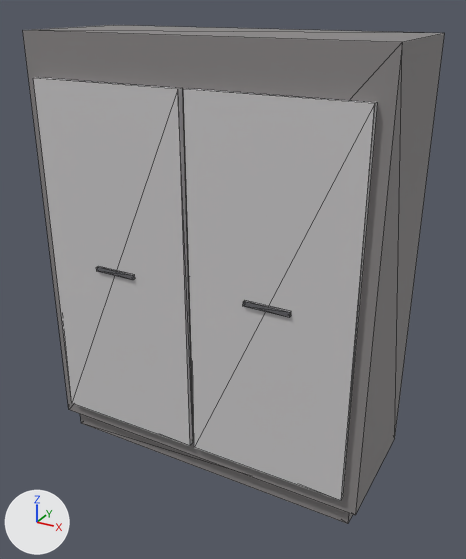
The glTF model storage/picture/mocan-61.glb: old version first, new version second.
One viewpoint serves both versions: a 50 mm lens placed at (0.683, -1.207, 1.065), pointed at (0.026, -0.012, 0.468). Lighting does not change. The marker at lower left points along +X, +Y and +Z. The first picture is the older version. Mesh edges are drawn as thin lines. Vertices at exactly the same position are counted once.

The first picture shows 'furniture'.
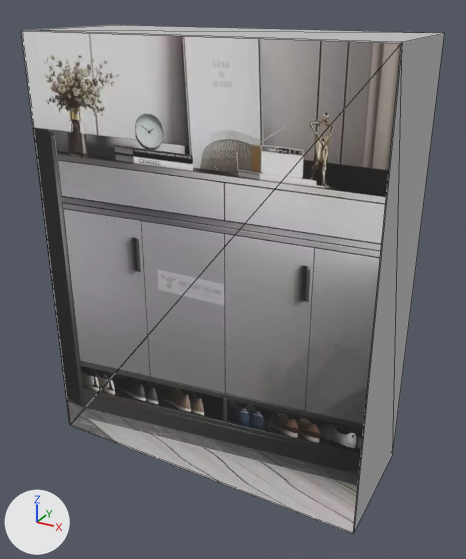
What changed in the scene script:
```text
Add img_image_0:
    img_image_0 = load_image('Image_0', '_unpacked/Image_0', 640, 800, 'sRGB')
Change mat_wood:
    mat_wood.base_color: (0.251, 0.239, 0.239) -> (0.525, 0.518, 0.529)  # grey #898686 -> light grey #c0bfc0
Add mat_photo:
    mat_photo = principled_material('photo')
    mat_photo.texture = img_image_0
    mat_photo.roughness = 0.85
Change me_mesh_0:
    used by ob_furniture; location = (0.0, 0.0, 0.0)
    verts and faces of me_mesh_0; kept vertices keep their numbers, new ones are numbered from 48
    before: 8 (0.4, 0.15, 0.05) at pixel (394, 438), 11 (0.4, -0.15, 0.05) at pixel (355, 515), 12 (-0.4, -0.15, 0.05) at pixel (68, 409), 15 (-0.4, 0.15, 0.05)
    remove me_mesh_0.from_pydata(...)  # 48 vertices, 72 faces; spans x -0.4..0.4, y -0.172..0.15, z 0.0..1.0
    add me_mesh_0.from_pydata(...)  # 12 vertices, 14 faces; spans x -0.4..0.4, y -0.154..0.15, z 0.0..1.0
    me_mesh_0 part 1: the loose piece of 8 vertices spanning x -0.37..-0.006, y -0.166..-0.15, z 0.09..0.907 is rebuilt with 4 vertices and now spans x -0.4..0.4, y -0.154, z 0.002..0.998, in mat_photo (picture img_image_0)
    me_mesh_0 part 2: the loose piece of 8 vertices spanning x -0.38..0.38, y -0.13..0.13, z 0.0..0.05 is deleted
    me_mesh_0 part 3: the loose piece of 8 vertices spanning x -0.239..-0.137, y -0.172..-0.164, z 0.493..0.503 is deleted
    me_mesh_0 part 4: the loose piece of 8 vertices spanning x 0.137..0.239, y -0.172..-0.164, z 0.493..0.503 is deleted
    me_mesh_0 part 5: the loose piece of 8 vertices spanning x 0.006..0.37, y -0.166..-0.15, z 0.09..0.907 is deleted
    me_mesh_0 part 6
    add for i in [8, 11, 12, 15]: verts[i] += (0.0, 0.0, -0.05)
    remove me_mesh_0.materials.append(mat_cushion)  # light grey #cbcacb
    remove me_mesh_0.materials.append(mat_metal)  # grey #89898e
    add me_mesh_0.materials.append(mat_photo)  # picture img_image_0
```

Pixel boxes (x1, y1, x2, y2) of what changed, in the pictures (466 x 559 px; the box of a moved part takes in the faces that stretch with it):
'furniture', recoloured, reshaped: before (23, 25, 445, 524); after (21, 25, 445, 534)
part 1 of me_mesh_0, rebuilt (137% wider, 36% taller): before (33, 77, 193, 446); after (21, 31, 401, 534)
part 2 of me_mesh_0, deleted (mostly hidden): before (80, 414, 353, 524)
part 3 of me_mesh_0, deleted: before (96, 267, 134, 280)
part 4 of me_mesh_0, deleted: before (243, 301, 291, 317)
part 5 of me_mesh_0, deleted: before (183, 88, 378, 501)
part 6 of me_mesh_0, moved or reshaped: before (23, 30, 445, 515); after (23, 30, 445, 533)
